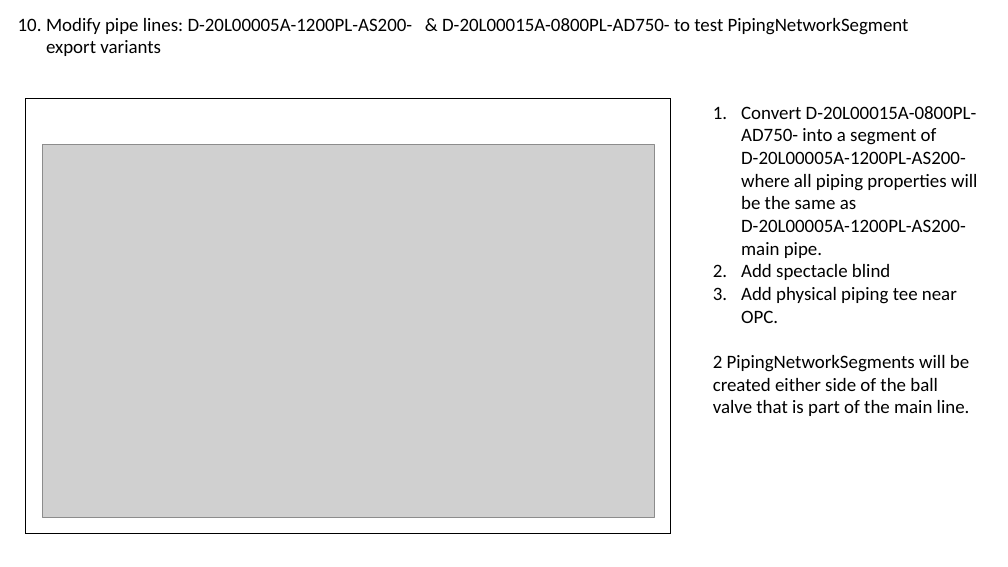
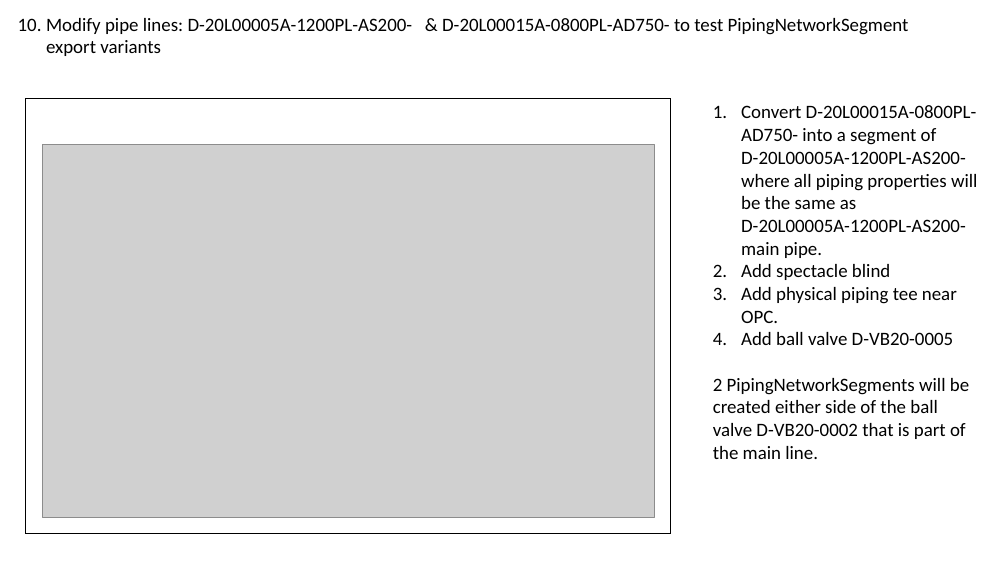
Before and after one commit to ToniaPedersen/DISCDEXPI, a slide deck: slide 13 of Blueprint/UseCases_PersistenID.pptx. Drawn at 1008x567 pixels with LibreOffice and Linux fonts; fonts in the diff are those of the drawing; grey boxes stand for pictures. Boxes give left, top, right and bottom in pixels: in the first picture for what was removed or moved away, otherwise in the second. Text is boxed around its words. In the diff, an @@ line names an element or a change of style, - is before the commit and + after.

Commit message:
mod: symbol descriptions mod: use case slide for changes no. 10

```diff
--- a/Blueprint/UseCases_PersistenID.pptx
+++ b/Blueprint/UseCases_PersistenID.pptx
@@ text at (x1=713, y1=332, x2=969, y2=459): text changed @@
-2 PipingNetworkSegments will be created either side of the ball valve that is part of the main line.
+4. Add ball valve D-VB20-0005
+2 PipingNetworkSegments will be created either side of the ball valve D-VB20-0002 that is part of the main line.
```
Also in this commit, not shown: 1 other file.
